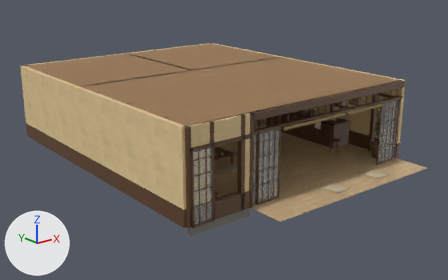
A saved change to the glTF model assets/models/env/second_ai/aa_support/yizhan.glb.
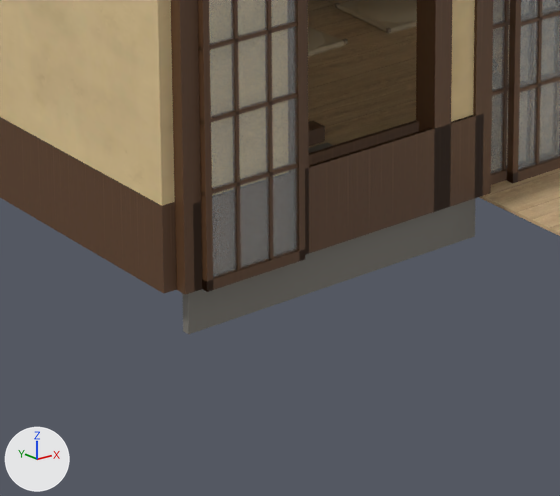
Old and new are each drawn whole from a camera (50 mm lens) standing at (-12.36, -16.62, 6.69) and looking at (0.16, -0.96, 0.43) and again close up on the part from 33% to 60% of the width and 59% to 97% of the height. Lighting does not change. The marker at lower left points along +X, +Y and +Z. The older version's two pictures come first. Where no turn or scale is listed for an object, it has been applied to the vertices. Vertices at exactly the same position are counted once.

Objects in the first close-up: 'WALL_engawa_yzn_glass', 'WALL_engawa_yzn_post', 'WALL_engawa_yzn_wall', 'WALL_left_yzn_post', 'WALL_left_yzn_wall', 'yzn_floor', 'yzn_post', 'yzn_vc', 'yzn_vcg'.
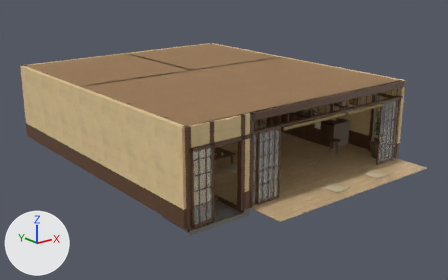
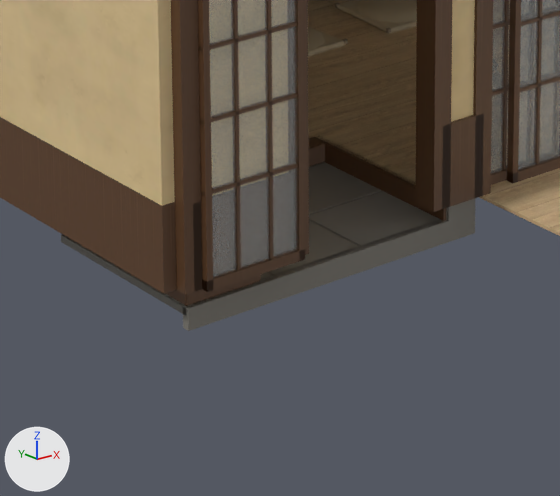
Pixel boxes (x1, y1, x2, y2) of what changed, in the close-ups (560 x 496 px; the box of a moved part takes in the faces that stretch with it):
'yzn_vcg', reshaped
    before: (182, 142, 476, 334)
    after: (61, 162, 476, 331)
'yzn_post', reshaped
    before: (308, 121, 325, 146)
    after: (165, 136, 446, 306)
part 1 of me_wall_engawa_yzn_post, moved or reshaped (not visible afterwards)
    before: (193, 114, 484, 291)
part 2 of me_wall_engawa_yzn_post, moved or reshaped
    before: (309, 120, 419, 165)
    after: (193, 201, 202, 291)
part 3 of me_wall_engawa_yzn_post, moved or reshaped
    before: (309, 115, 475, 167)
    after: (442, 114, 484, 209)
part 4 of me_wall_engawa_yzn_post, moved or reshaped (not visible afterwards)
    before: (311, 120, 416, 153)
part 5 of me_yzn_floor, cut back
    before: (308, 118, 416, 148)
    after: (308, 118, 416, 185)
part 6 of me_yzn_post, added
    after: (313, 136, 446, 221)
part 7 of me_yzn_post, moved or reshaped
    before: (308, 121, 325, 146)
    after: (309, 137, 325, 167)
part 8 of me_yzn_post, surface changed (brown)
    after: (165, 274, 261, 306)
part 9 of me_yzn_vcg, moved or reshaped (not visible before)
    after: (164, 273, 274, 305)
part 10 of me_yzn_vcg, moved or reshaped (not visible before)
    after: (269, 221, 359, 275)
part 11 of me_yzn_vcg, moved or reshaped (mostly hidden before)
    before: (309, 142, 333, 153)
    after: (309, 163, 382, 214)
part 12 of me_yzn_vcg, moved or reshaped (not visible before)
    after: (309, 192, 442, 246)
part 13 of me_yzn_vcg, added
    after: (61, 162, 384, 316)
part 14 of me_yzn_vcg, rebuilt
    before: (182, 198, 476, 334)
    after: (183, 198, 476, 331)

Diff of the bpy script that builds the scene:
```diff
--- a/assets/models/env/second_ai/aa_support/yizhan.glb.py
+++ b/assets/models/env/second_ai/aa_support/yizhan.glb.py
@@ me_wall_engawa_yzn_post @@
 me_wall_engawa_yzn_post.from_pydata(...)  # 656 vertices, 1044 faces; spans x -4.26..4.2, y -5.12..-4.92, z 0.0..2.6
+# me_wall_engawa_yzn_post part 1: the loose piece of 8 vertices spanning x -4.2..-2.2, y -5.08..-5.06, z 0.0..0.5 is scaled about its middle by (1, 1, 0.24), then moved by (0.0, 0.0, 1.76)
+# me_wall_engawa_yzn_post part 2: the loose piece of 8 vertices spanning x -4.14..-2.26, y -4.95..-4.93, z 0.0..0.5 is scaled about its middle by (0.372, 1, 1), then moved by (-0.65, -0.13, 0.0)
+# me_wall_engawa_yzn_post part 3: the loose piece of 8 vertices spanning x -4.14..-2.26, y -5.07..-5.05, z 0.0..0.5 is scaled about its middle by (0.16, 1, 1), then moved by (0.85, -0.01, 0.0)
+# me_wall_engawa_yzn_post part 4: 4 of 656 vertices moved; they spanned x -2.2, y -4.94..-4.92, z 0.0..0.5 and now span x -3.5, y -4.94..-4.92, z 0.0..0.5; mean shift (-1.3, 0.0, 0.0); largest move (-2.2, -4.94, 0.0) -> (-3.5, -4.94, 0.0)
 me_wall_engawa_yzn_post.materials.append(mat_yzn_post)
@@ me_yzn_floor @@
-me_yzn_floor.from_pydata(...)  # 14 vertices, 24 faces; spans x -4.2..4.2, y -6.2..0.6, z -0.02..0.0
+me_yzn_floor.from_pydata(...)  # 20 vertices, 36 faces; spans x -4.2..4.2, y -6.2..0.6, z -0.02..0.0
+# me_yzn_floor part 5
+# 2 vertices are removed from x -4.2, y -5.0, z -0.02..0.0
+# 10 faces are deleted
+# 8 vertices are added at x -4.2..4.2, y -5.0..-3.8, z -0.02..0.0
+# 22 new faces join them
 me_yzn_floor.materials.append(mat_yzn_floor_wood)
@@ me_yzn_post @@
-me_yzn_post.from_pydata(...)  # 804 vertices, 1300 faces; spans x -4.21..4.2, y -5.0..5.0, z 0.0..2.6
+me_yzn_post.from_pydata(...)  # 812 vertices, 1312 faces; spans x -4.21..4.2, y -5.0..5.0, z -0.12..2.6
+# me_yzn_post part 6: a new loose piece, a box spanning x -2.42..-2.37, y -5.0..-3.8, z -0.12..0.0, in mat_yzn_post (picture img_walnut_veneer_diff_1k_s1_g1_5e4028_256)
+# me_yzn_post part 7: 20 vertices moved from x -4.2..-2.4, y -5.0..-3.78, z 0.0..0.1 to x -4.2..-2.4, y -5.0..-3.78, z -0.12..-0.01; 14 vertices removed from x -4.2..-2.4, y -3.9..-3.78, z 0.0..0.1; 14 vertices added at x -4.2..-2.4, y -3.92..-3.78, z -0.12..0.0
+# me_yzn_post part 8: 29 kept faces spanning x -4.2..-2.41, y -5.0..-3.78, z -0.12..0.89 get new texture (UV) coordinates
 me_yzn_post.materials.append(mat_yzn_post)
@@ me_yzn_vcg @@
-me_yzn_vcg.from_pydata(...)  # 2548 vertices, 4538 faces; spans x -4.2..4.18, y -5.02..5.0, z -0.27..2.16
+me_yzn_vcg.from_pydata(...)  # 2562 vertices, 4562 faces; spans x -4.2..4.18, y -5.02..5.0, z -0.25..2.16
+# me_yzn_vcg part 9: the loose piece of 8 vertices spanning x -4.19..-3.61, y -4.99..-4.47, z -0.02..0.01 is moved by (0.0, 0.0, -0.13)
+# me_yzn_vcg part 10: the loose piece of 8 vertices spanning x -3.59..-3.01, y -4.99..-4.47, z -0.02..0.01 is moved by (0.0, 0.0, -0.13)
+# me_yzn_vcg part 11: the loose piece of 8 vertices spanning x -2.99..-2.41, y -4.45..-3.93, z -0.02..0.01 is moved by (0.0, 0.0, -0.13)
+# me_yzn_vcg part 12: the loose piece of 8 vertices spanning x -2.99..-2.41, y -4.99..-4.47, z -0.02..0.01 is moved by (0.0, 0.0, -0.13)
+# me_yzn_vcg part 13: a new loose piece, a box spanning x -4.2..-2.4, y -5.0..-3.8, z -0.17..-0.125, in mat_yzn_vc_gloss
+# me_yzn_vcg part 14: the loose piece of 8 vertices spanning x -4.2..-2.2, y -5.02..-4.97, z -0.27..0.01 is rebuilt with 14 vertices and now spans x -4.2..-2.2, y -5.02..-4.97, z -0.25..0.0
+# other edits to the shape of me_yzn_vcg do not show in these pictures
 me_yzn_vcg.materials.append(mat_yzn_vc_gloss)
```
